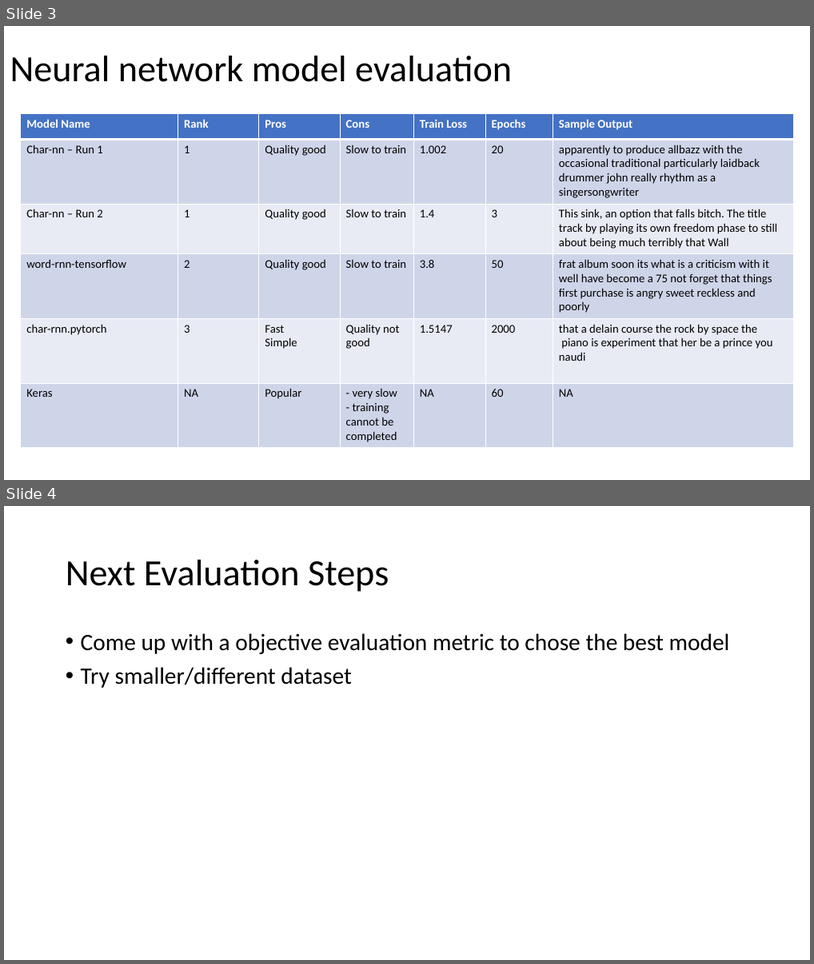
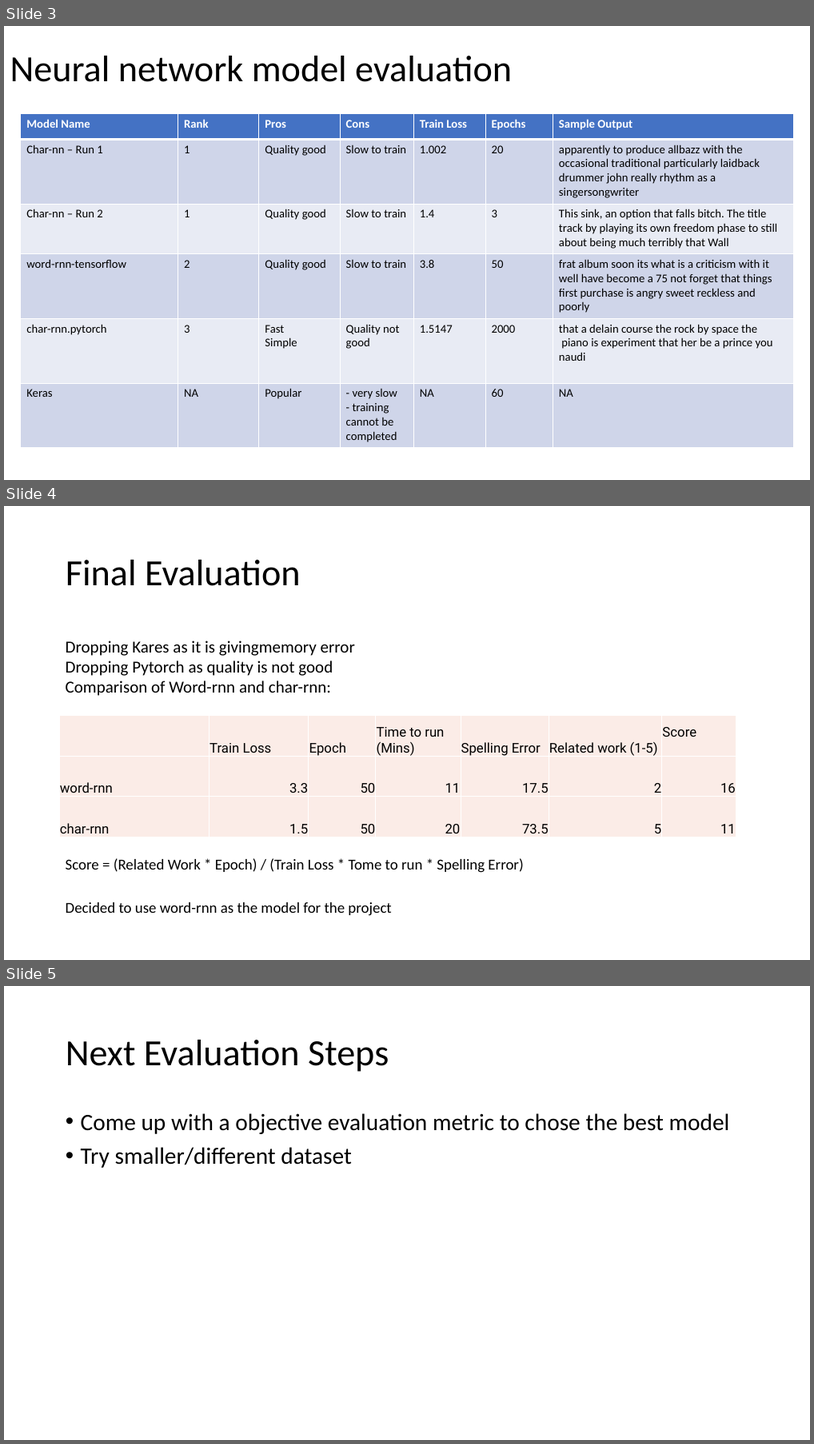
Before and after one commit to amitabhnag/FakeReviewGenerator, a slide deck: techreview/Fake Review Generator Technology Evaluation.pptx. Shown one above the other, each under a label of ours: slides 3 and 4 before the commit, slides 3, 4 and 5 after it. The pictures are 814x964 and 814x1444 pixels, drawn with LibreOffice and Linux fonts; fonts in the diff are those of the drawing. Boxes give left, top, right and bottom in pixels: in the first picture for what was removed or moved away, otherwise in the second. Text is boxed around its words. In the diff, an @@ line names an element or a change of style, - is before the commit and + after.

Commit message:
adding score to model evaluation

```diff
--- a/techreview/Fake Review Generator Technology Evaluation.pptx
+++ b/techreview/Fake Review Generator Technology Evaluation.pptx
@@ slide 4 added at [4,506,810,960], background #FFFFFF @@
@@ title added at [66,560,301,586], 44 pt, text #000000 @@
+Final Evaluation
@@ text added at [66,640,355,696], 20 pt, text #000000 @@
+Dropping Kares as it is givingmemory error
+Dropping Pytorch as quality is not good
+Comparison of Word-rnn and char-rnn:
@@ table added at [60,716,736,837], 3 rows, 7 columns @@
+ | Train Loss | Epoch | Time to run / (Mins) | Spelling Error | Related work (1-5) | Score
+word-rnn | 3.3 | 50 | 11 | 17.5 | 2 | 16
+char-rnn | 1.5 | 50 | 20 | 73.5 | 5 | 11
@@ text added at [66,858,523,872], 18 pt, text #000000 @@
+Score = (Related Work * Epoch) / (Train Loss * Tome to run * Spelling Error)
@@ text added at [66,902,391,916], 18 pt, text #000000 @@
+Decided to use word-rnn as the model for the project
@@ what was slide 4 is now slide 5 @@
```
